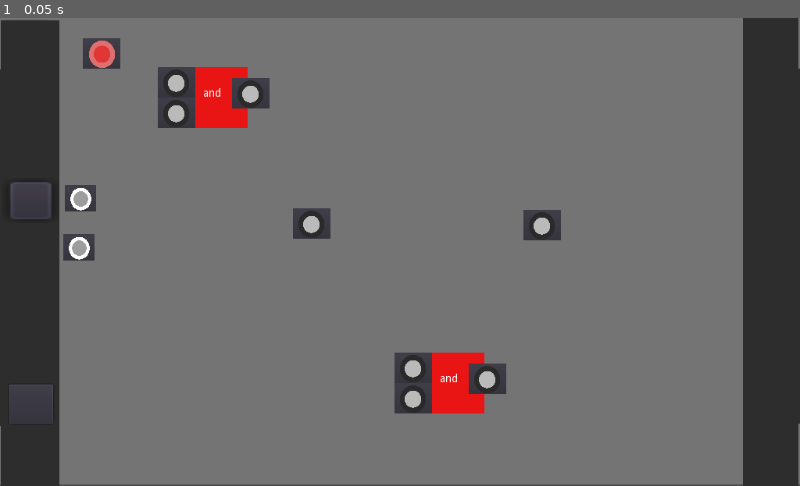
Above: before the commit, frame 1.
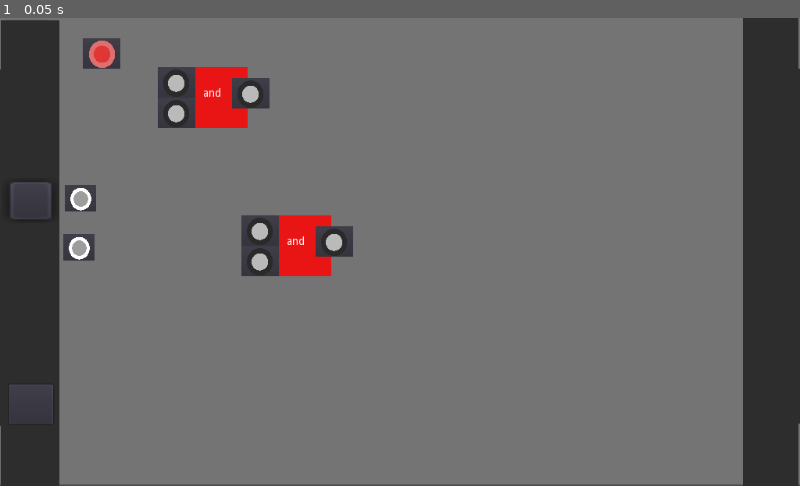
Above: after the commit, the same moment.

Repository: Boyquotes/Logic_Gates
Game: Godot game, scene res://Control.tscn
Same seed, same stepped clock (60 frames per second), same inputs: the game is played once before the commit and once after it. This scene is started directly instead of the project's main scene.
Inputs:
- Up to frame 1 (0.05 s): no input

The runs differ from the first frame. In frame 1, 3.6% of the frame differs, in the area x 30-71%, y 40-85%.

Commit message:
made sure buttons kept up with the times

Diff:
--- a/board.tscn
+++ b/board.tscn
@@ -1,8 +1,7 @@
-[gd_scene load_steps=6 format=2]
+[gd_scene load_steps=5 format=2]
 
 [ext_resource path="res://output_board.tscn" type="PackedScene" id=1]
 [ext_resource path="res://input_board.tscn" type="PackedScene" id=2]
-[ext_resource path="res://plug.tscn" type="PackedScene" id=3]
 [ext_resource path="res://board.gd" type="Script" id=4]
 [ext_resource path="res://gate.tscn" type="PackedScene" id=5]
 
@@ -23,29 +22,11 @@
 margin_right = 75.923
 margin_bottom = 531.785
 
-[node name="gate" parent="input_board" instance=ExtResource( 5 )]
-margin_left = 531.089
-margin_top = 363.013
-margin_right = 571.089
-margin_bottom = 403.013
-
 [node name="output_board" parent="." instance=ExtResource( 1 )]
 margin_left = 966.292
 margin_top = 73.615
 margin_right = 1031.29
 margin_bottom = 528.615
-
-[node name="plug" parent="." instance=ExtResource( 3 )]
-margin_left = 674.3
-margin_top = 254.571
-margin_right = 2222.3
-margin_bottom = 1412.57
-
-[node name="out_plug" parent="." instance=ExtResource( 3 )]
-margin_left = 379.376
-margin_top = 253.382
-margin_right = 1927.38
-margin_bottom = 1411.38
 
 [node name="remove_output" type="Button" parent="."]
 margin_left = 971.0
@@ -55,6 +36,12 @@
 __meta__ = {
 "_edit_use_anchors_": false
 }
+
+[node name="gate" parent="." instance=ExtResource( 5 )]
+margin_left = 337.686
+margin_top = 262.238
+margin_right = 377.686
+margin_bottom = 302.238
 
 [node name="add_output" type="Button" parent="."]
 margin_left = 972.281
--- a/plug.gd
+++ b/plug.gd
@@ -38,9 +38,10 @@
 	#links itself with a plug
 	if event is InputEventMouseButton:
 		if button_area.has_point(self.get_local_mouse_position()) and p:
-			var board = self.get_parent()
+			var board = self.get_parent().get_parent()
 			var c = true
 			for i in board.get_child(0).get_children():
+				print(i)
 				for ii in i.get_children():
 					print("name je ", ii.get_name())
 					if "plug" in ii.get_name():
